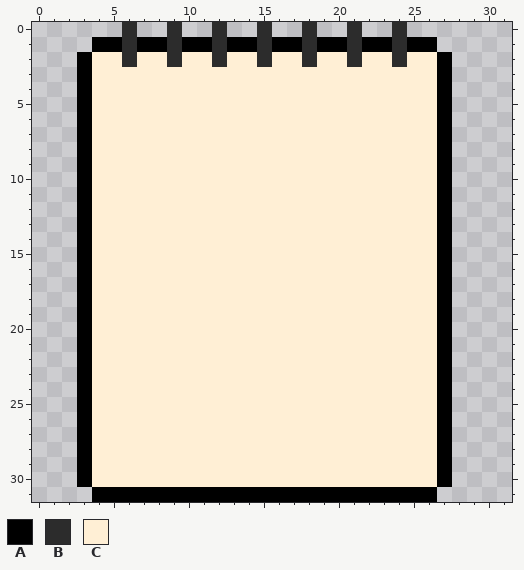
Two versions of one pixel-art file, Aseprite/Items/Notepads/MiniNotePad.aseprite. The picture above was drawn from the file before the commit.
32x32 pixels, 1 frame.
Palette (. is transparent): A #000000  B #2c2c2c  C #ffefd5
Pixels before, first column x 3:
 0 ...B..B..B..B..B..B..B...
 1 .AABAABAABAABAABAABAABAA.
 2 ACCBCCBCCBCCBCCBCCBCCBCCA
 3 ACCCCCCCCCCCCCCCCCCCCCCCA
 4 ACCCCCCCCCCCCCCCCCCCCCCCA
 5 ACCCCCCCCCCCCCCCCCCCCCCCA
 6 ACCCCCCCCCCCCCCCCCCCCCCCA
 7 ACCCCCCCCCCCCCCCCCCCCCCCA
 8 ACCCCCCCCCCCCCCCCCCCCCCCA
 9 ACCCCCCCCCCCCCCCCCCCCCCCA
10 ACCCCCCCCCCCCCCCCCCCCCCCA
11 ACCCCCCCCCCCCCCCCCCCCCCCA
12 ACCCCCCCCCCCCCCCCCCCCCCCA
13 ACCCCCCCCCCCCCCCCCCCCCCCA
14 ACCCCCCCCCCCCCCCCCCCCCCCA
15 ACCCCCCCCCCCCCCCCCCCCCCCA
16 ACCCCCCCCCCCCCCCCCCCCCCCA
17 ACCCCCCCCCCCCCCCCCCCCCCCA
18 ACCCCCCCCCCCCCCCCCCCCCCCA
19 ACCCCCCCCCCCCCCCCCCCCCCCA
20 ACCCCCCCCCCCCCCCCCCCCCCCA
21 ACCCCCCCCCCCCCCCCCCCCCCCA
22 ACCCCCCCCCCCCCCCCCCCCCCCA
23 ACCCCCCCCCCCCCCCCCCCCCCCA
24 ACCCCCCCCCCCCCCCCCCCCCCCA
25 ACCCCCCCCCCCCCCCCCCCCCCCA
26 ACCCCCCCCCCCCCCCCCCCCCCCA
27 ACCCCCCCCCCCCCCCCCCCCCCCA
28 ACCCCCCCCCCCCCCCCCCCCCCCA
29 ACCCCCCCCCCCCCCCCCCCCCCCA
30 ACCCCCCCCCCCCCCCCCCCCCCCA
31 .AAAAAAAAAAAAAAAAAAAAAAA.
New version:
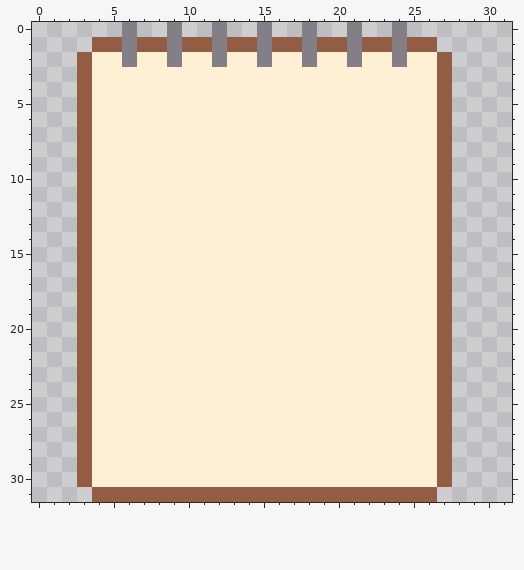
What changed:
colour A: #000000 -> #925d43
colour B: #2c2c2c -> #847e87
Boxes around the changes in both pictures, in picture pixels (x1, y1, x2, y2):
changed: (77, 22, 452, 502)
